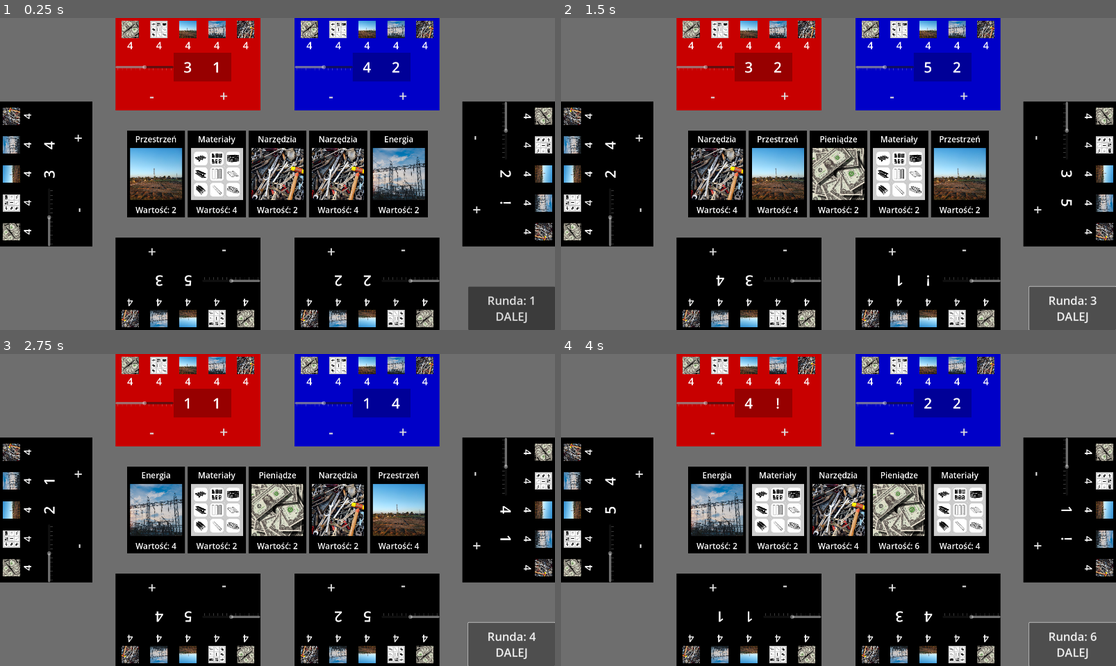
Above: before the commit, frames 1-4 (two rows, left to right).
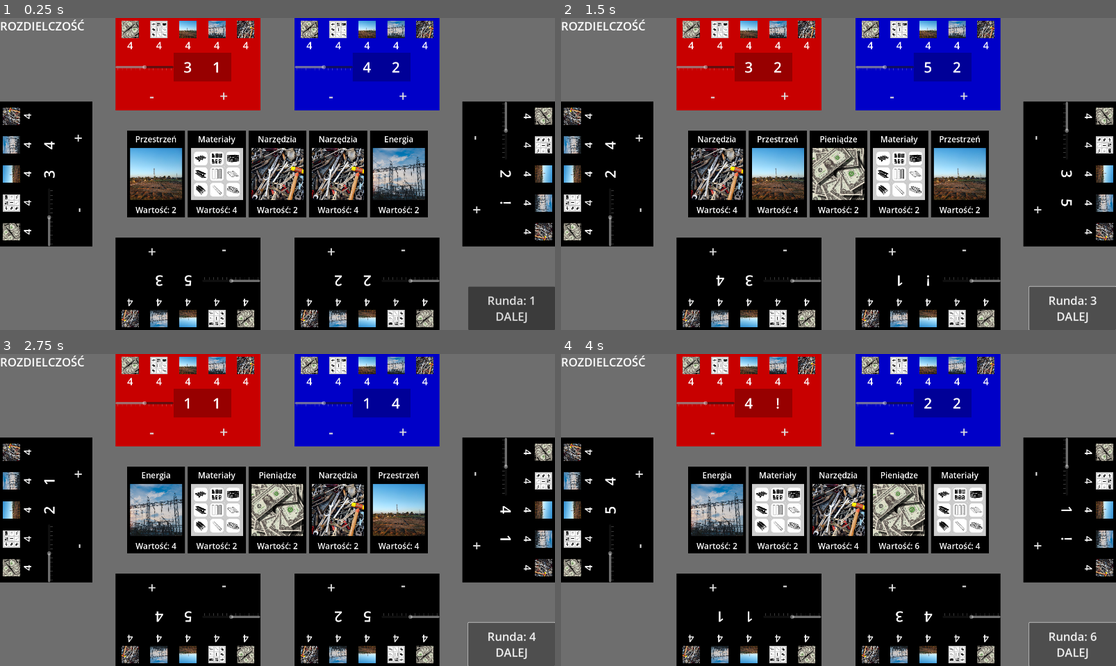
Above: after the commit, the same moments.

Repository: KonradKamilChwalowski/philanthropy-0.2
Game: Godot game, scene res://main_scenes/game_session_scene.tscn
Same seed, same stepped clock (60 frames per second), same inputs: the game is played once before the commit and once after it.
Inputs:
- Up to frame 1 (0.25 s): no input
- Up to frame 2 (1.5 s): click "Runda: 1 DALEJ" at 0.5 s; click "Runda: 2 DALEJ" at 1.25 s
- Up to frame 3 (2.75 s): click "Runda: 3 DALEJ" at 2 s
- Up to frame 4 (4 s): click "Runda: 4 DALEJ" at 2.75 s; click "Runda: 5 DALEJ" at 3.5 s

The runs differ from the first frame. In frame 1, 0.2% of the frame differs, in the area x 0-16%, y 0-5%; in frame 2, 0.2%; in frame 3, 0.2%; in frame 4, 0.2%.

Commit message:
Add resolution label for testing

Diff:
--- a/main_scenes/game_session_scene.tscn
+++ b/main_scenes/game_session_scene.tscn
@@ -102,4 +102,11 @@
 offset_bottom = 1070.0
 rotation = 4.712389
 
+[node name="ResolutionLabel" type="Label" parent="."]
+layout_mode = 0
+offset_right = 40.0
+offset_bottom = 23.0
+theme_override_font_sizes/font_size = 40
+text = "ROZDIELCZOŚĆ"
+
 [connection signal="pressed" from="NewRoundButton" to="." method="_on_new_round_button_pressed"]
Not shown, changed: docs/index.html
Not shown, changed: docs/index.pck
